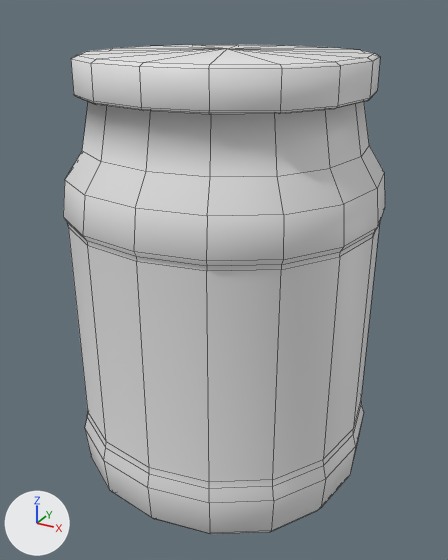
An edit to the FBX model Assets/Meshes/p_jamJar_01.fbx, drawn before and after from the same camera.
One viewpoint serves both versions: a 50 mm lens placed at (-1.67, -5.51, 4.76), pointed at (-4.66, -0.07, 2.04). Lighting does not change. The marker at lower left points along +X, +Y and +Z. Mesh edges are drawn as thin lines.

In view in the first picture: 'Jar'.
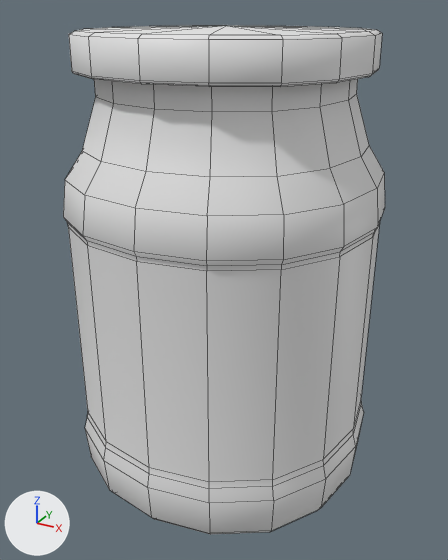
Where the newer file only moved an object's origin or applied its transform, the numbers keep the older frame.

Patch to the scene script:
```diff
--- a/Assets/Meshes/p_jamJar_01.fbx.py
+++ b/Assets/Meshes/p_jamJar_01.fbx.py
@@ me_cube_006 @@
 # used by ob_jar; location = (0.0, 0.0, 0.0)
-me_cube_006.from_pydata(...)  # 274 vertices, 288 faces; spans x -6.3..-3.06, y -1.62..1.62, z -0.18..4.4
+me_cube_006.from_pydata(...)  # 306 vertices, 320 faces; spans x -6.3..-3.06, y -1.62..1.62, z -0.18..4.37
+# me_cube_006 part 1
+# 33 vertices are removed from x -6.1..-3.26, y -1.39..1.44, z 4.34..4.4
+# 48 faces are deleted
+# 64 vertices move from x -6.1..-3.26, y -1.4..1.44, z 4.01..4.04 to x -5.91..-3.45, y -1.21..1.25, z 4.01..4.37
+# 65 vertices are added at x -6.15..-3.21, y -1.47..1.47, z 0.02..0.52
+# 80 new faces join them
@@ me_cube_009 @@
+me_cube_009.from_pydata(...)  # 122 vertices, 128 faces; spans x -1.42..1.42, y -1.42..1.42, z -0.16..0.23
@@ ob_jarlid @@
+ob_jarlid = bpy.data.objects.new('JarLid', me_cube_009)
+ob_jarlid.location = (-4.68, 0.02, 4.37)
```

Boxes (x1, y1, x2, y2) around the edits, measured in the pictures (448 x 560 px):
'Jar', reshaped (7% shorter): before (63, 45, 385, 534); after (63, 79, 385, 534)
'JarLid', added: after (69, 25, 382, 87)
part 1 of me_cube_006, built on: before (71, 45, 380, 177); after (82, 94, 369, 177)
